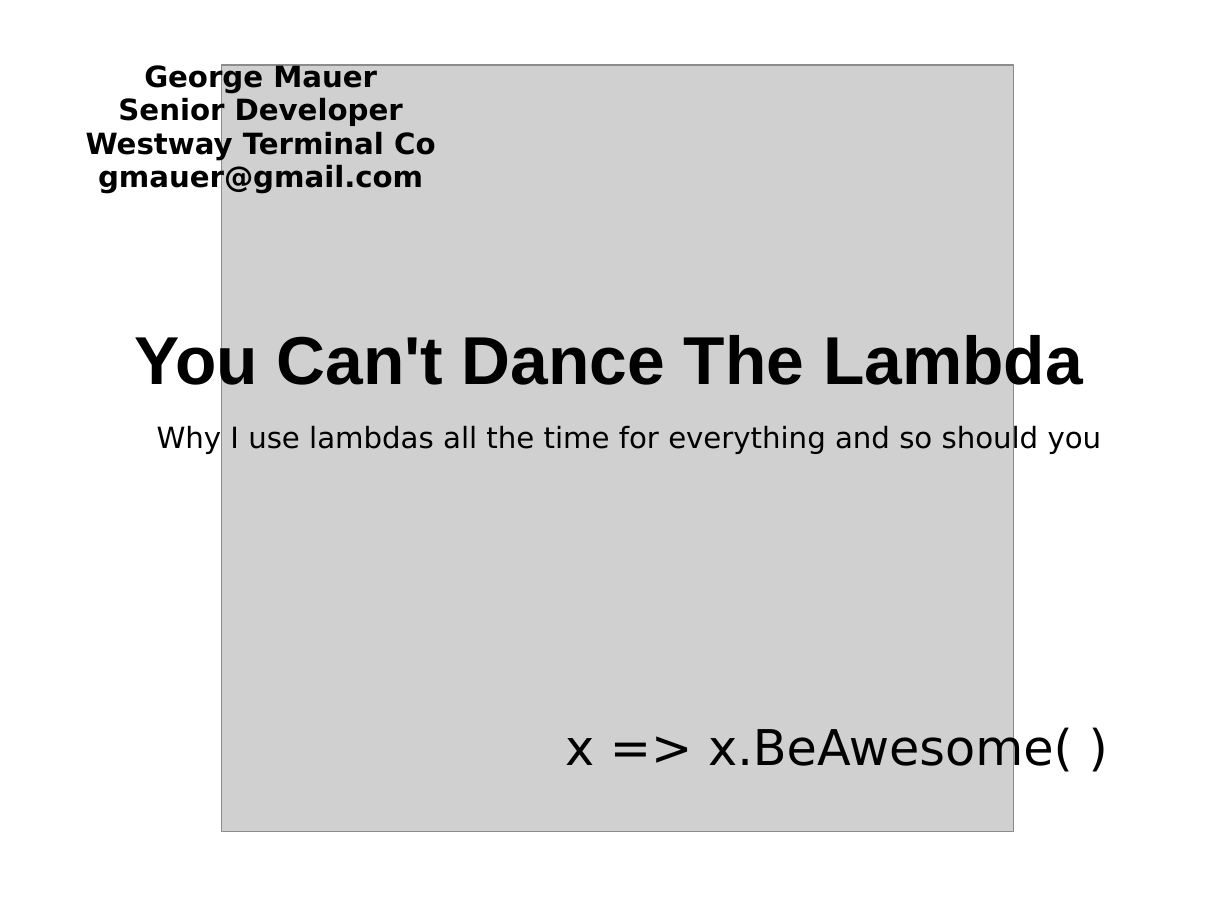
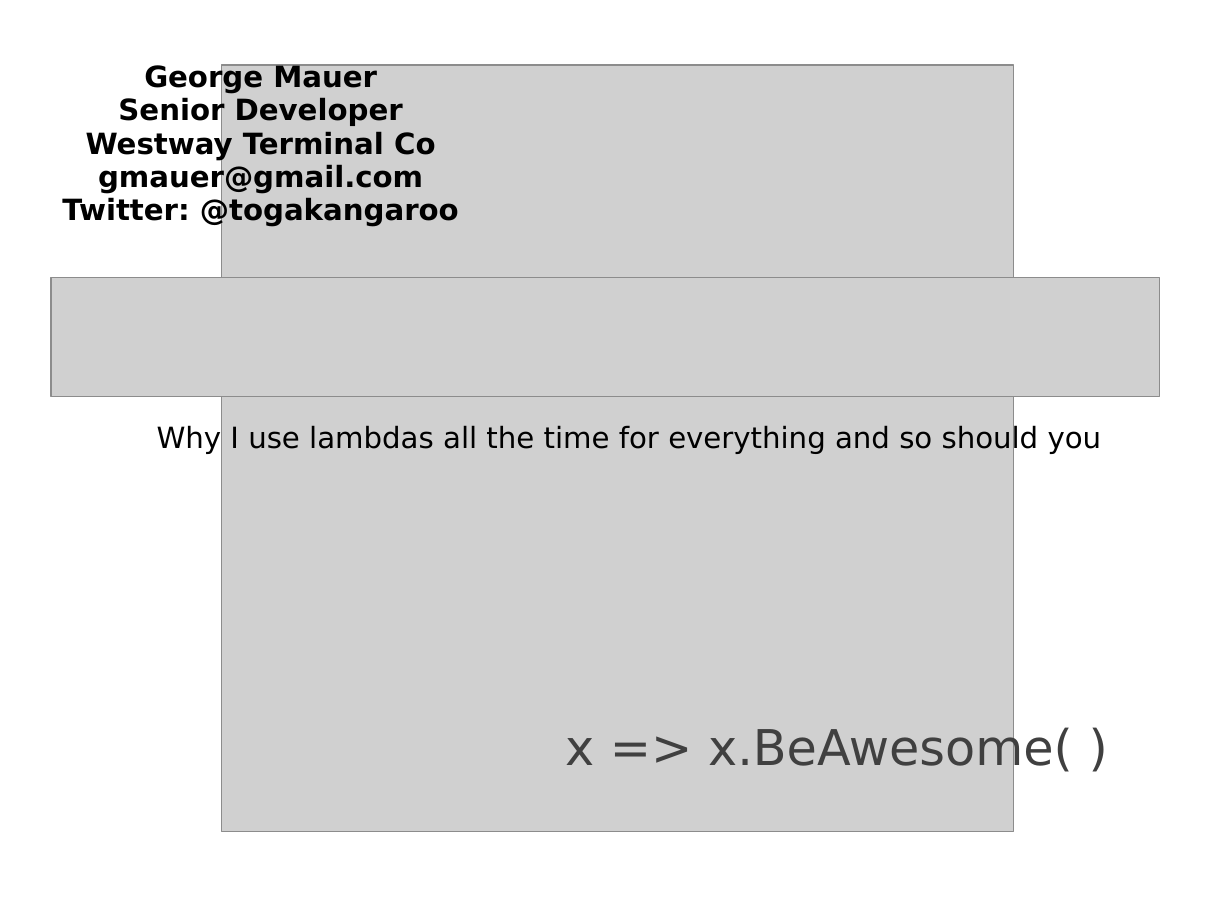
Before and after one commit to hamalawy/gim-projects, a slide deck: slide 1 of presentations/CantDanceTheLambda/docs/Can_t_Dance_the_Lambda.ppt. Drawn at 1232x924 pixels with LibreOffice and Linux fonts; fonts in the diff are those of the drawing; grey boxes stand for pictures; background and template pictures are left out. Boxes give left, top, right and bottom in pixels: in the first picture for what was removed or moved away, otherwise in the second. Text is boxed around its words. In the diff, an @@ line names an element or a change of style, - is before the commit and + after.

```diff
--- a/presentations/CantDanceTheLambda/docs/Can_t_Dance_the_Lambda.ppt
+++ b/presentations/CantDanceTheLambda/docs/Can_t_Dance_the_Lambda.ppt
@@ text at (62, 197, 459, 227): paragraph added @@
+Twitter: @togakangaroo
@@ picture added at (51, 278, 1159, 397) @@
@@ subtitle removed at (135, 330, 1083, 397) @@
-You Can't Dance The Lambda
@@ text "x => x.BeAwesome( )" at (565, 725, 1073, 776): text colour #000000 to #404040 @@
```
Also in this commit, not shown: 3 other slides changed.
